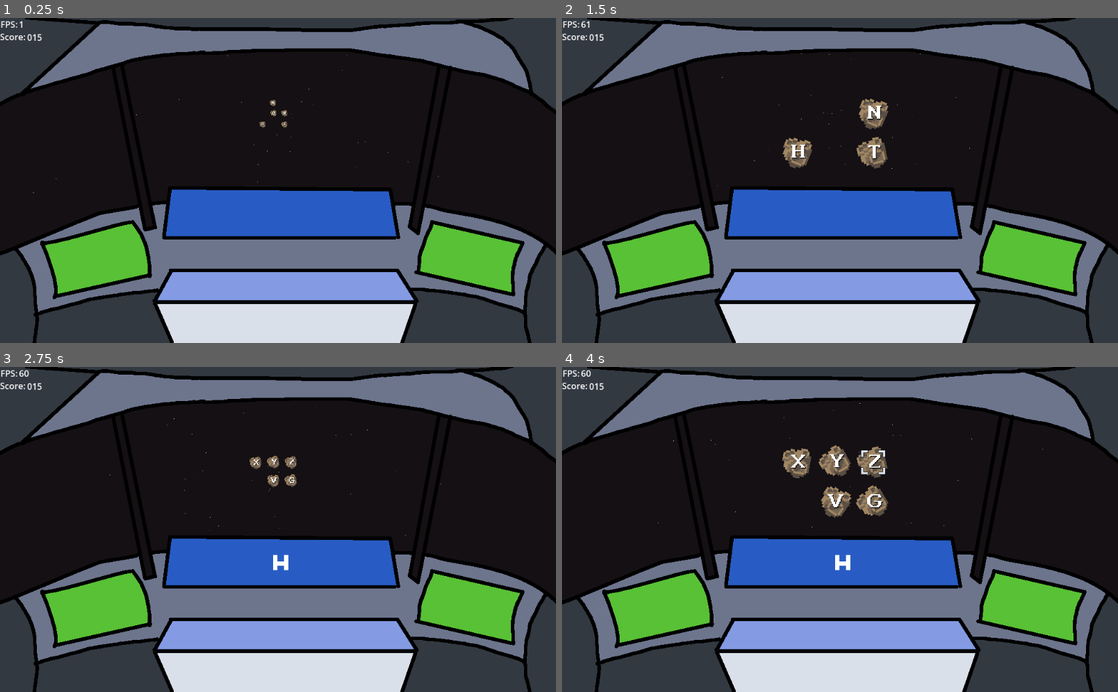
Above: before the commit, frames 1-4 (two rows, left to right).
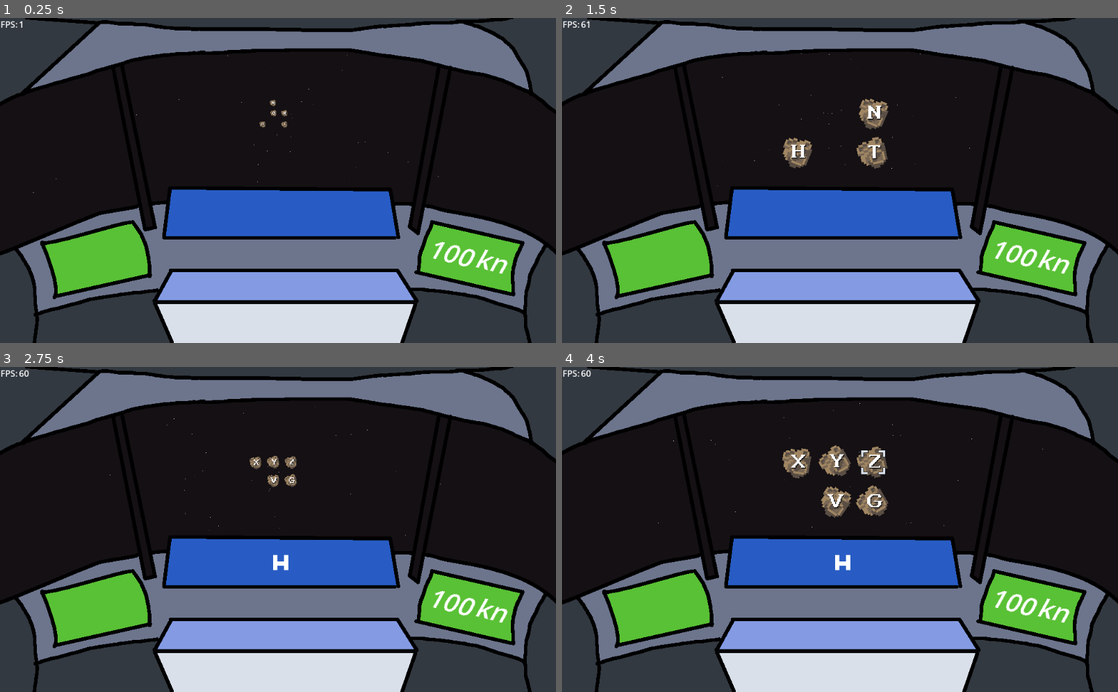
Above: after the commit, the same moments.

Repository: sugarvoid/alpha-space
Game: Godot game, scene res://game/game.tscn
Same seed, same stepped clock (60 frames per second), same inputs: the game is played once before the commit and once after it.
Inputs (mouse positions are in pixels of both pictures, inside the frame that each line leads up to):
- Up to frame 1 (0.25 s): no input
- Up to frame 2 (1.5 s): tap Enter at 0.5 s; move the mouse to (834, 96) at 0.52 s; hold Keypad 8 (num_pad_eight) 0.53-1.28 s; click (834, 96) at 0.67 s; move the mouse to (867, 112) at 1.27 s; tap Keypad 5 (num_pad_five) at 1.35 s; click (867, 112) at 1.42 s
- Up to frame 3 (2.75 s): move the mouse to (233, 500) at 2.02 s; hold Keypad 4 (num_pad_four) from 2.03 s (still down); click (233, 500) at 2.17 s
- Up to frame 4 (4 s): move the mouse to (851, 480) at 2.77 s; release Keypad 4 (num_pad_four) at 2.78 s; tap Keypad 9 (num_pad_nine) at 2.85 s; click (851, 480) at 2.92 s; move the mouse to (867, 461) at 3.52 s; hold Keypad 1 (num_pad_one) from 3.53 s (still down); click (867, 461) at 3.67 s

The runs differ from the first frame. In frame 1, 0.4% of the frame differs, in the area x 0-92%, y 4-79%; in frame 2, 0.4%; in frame 3, 0.4%; in frame 4, 0.4%.

Commit message:
Start on letter bank functionality

Diff:
--- a/game/hud/hud.gd
+++ b/game/hud/hud.gd
@@ -1,17 +1,23 @@
 class_name HUD
 extends CanvasLayer
 
-@onready var lbl_running_word: Label = get_node("lbl_running_word")
+@onready var lbl_running_word: Label = get_node("lbl_RunningWord")
+@onready var lbl_distance_left: Label = get_node("Distance/lbl_DistanceLeft")
 
-# Called when the node enters the scene tree for the first time.
+
+
 func _ready() -> void:
 	lbl_running_word.text = ""
 
 
-# Called every frame. 'delta' is the elapsed time since the previous frame.
 func _process(delta: float) -> void:
 	pass
+
 
 func update_word_label(word: String) -> void:
 	print('in hud word fuc')
 	lbl_running_word.text = word
+
+
+func update_distance_letf_label(number: int) -> void:
+	lbl_distance_left.text = str(number)
--- a/game/hud/hud.tscn
+++ b/game/hud/hud.tscn
@@ -1,28 +1,38 @@
-[gd_scene load_steps=4 format=3 uid="uid://b0a3mb224mr5y"]
+[gd_scene load_steps=5 format=3 uid="uid://b0a3mb224mr5y"]
 
 [ext_resource type="Script" path="res://game/hud/hud.gd" id="1_as7ch"]
 [ext_resource type="PackedScene" uid="uid://b43yhcx7q06cy" path="res://game/hud/fps_counter.tscn" id="1_gud07"]
 [ext_resource type="FontFile" uid="uid://c5d8fl5dxbsla" path="res://game/font/ThaleahFat.ttf" id="2_ppuhu"]
+[ext_resource type="PackedScene" uid="uid://v2iwiqck83oo" path="res://game/corkpit/cork_pit.tscn" id="2_sfbpq"]
 
 [node name="HUD" type="CanvasLayer"]
 script = ExtResource("1_as7ch")
 
+[node name="CorkPit" parent="." instance=ExtResource("2_sfbpq")]
+
 [node name="FPSCounter" parent="." instance=ExtResource("1_gud07")]
 
-[node name="Score" type="Label" parent="."]
-offset_left = 50.0
-offset_top = 24.0
-offset_right = 90.0
-offset_bottom = 50.0
-text = "015"
+[node name="Distance" type="Node2D" parent="."]
+position = Vector2(810, 395)
+rotation = 0.258309
+skew = 0.244346
+metadata/_edit_group_ = true
 
-[node name="Score2" type="Label" parent="."]
-offset_top = 23.0
-offset_right = 48.0
-offset_bottom = 49.0
-text = "Score:"
+[node name="lbl_DistanceLeft" type="Label" parent="Distance"]
+offset_right = 81.0
+offset_bottom = 70.0
+theme_override_font_sizes/font_size = 48
+text = "100"
 
-[node name="lbl_running_word" type="Label" parent="."]
+[node name="static_Distance" type="Label" parent="Distance"]
+offset_left = 87.5097
+offset_top = -4.96857
+offset_right = 144.51
+offset_bottom = 65.0314
+theme_override_font_sizes/font_size = 48
+text = "kn"
+
+[node name="lbl_RunningWord" type="Label" parent="."]
 offset_left = 323.0
 offset_top = 322.0
 offset_right = 715.0
--- /dev/null
+++ b/game/letter_bank/bank_slot.gd
@@ -0,0 +1,31 @@
+extends Node2D
+
+
+# Called when the node enters the scene tree for the first time.
+func _ready():
+	pass # Replace with function body.
+
+
+# Called every frame. 'delta' is the elapsed time since the previous frame.
+func _process(delta):
+	pass
+
+func _highlight_child() -> void:
+	if self.get_child_count() == 1:
+		pass
+
+func _unhighlight_child() -> void:
+	if self.get_child_count() == 1:
+		pass
+
+
+func _on_click_area_input_event(viewport, event, shape_idx):
+	pass # Replace with function body.
+
+
+func _on_click_area_mouse_entered():
+	pass # Replace with function body.
+
+
+func _on_click_area_mouse_exited():
+	pass # Replace with function body.
--- /dev/null
+++ b/game/letter_bank/bank_slot.tscn
@@ -0,0 +1,22 @@
+[gd_scene load_steps=4 format=3 uid="uid://ba7fy4aio1l26"]
+
+[ext_resource type="Script" path="res://game/letter_bank/bank_slot.gd" id="1_hf4r1"]
+[ext_resource type="PackedScene" uid="uid://b6ddvnba4wh3m" path="res://game/letter_bank/letter_square.tscn" id="2_sgqh5"]
+
+[sub_resource type="RectangleShape2D" id="RectangleShape2D_8ggd2"]
+size = Vector2(43, 44)
+
+[node name="BankSlot" type="Node2D"]
+script = ExtResource("1_hf4r1")
+
+[node name="LetterSquare" parent="." instance=ExtResource("2_sgqh5")]
+
+[node name="ClickArea" type="Area2D" parent="."]
+
+[node name="CollisionShape2D" type="CollisionShape2D" parent="ClickArea"]
+position = Vector2(0.5, 0)
+shape = SubResource("RectangleShape2D_8ggd2")
+
+[connection signal="input_event" from="ClickArea" to="." method="_on_click_area_input_event"]
+[connection signal="mouse_entered" from="ClickArea" to="." method="_on_click_area_mouse_entered"]
+[connection signal="mouse_exited" from="ClickArea" to="." method="_on_click_area_mouse_exited"]
--- a/game/letter_bank/letter_bank.gd
+++ b/game/letter_bank/letter_bank.gd
@@ -9,11 +9,17 @@
 const MAX_SLOTS: int = 8
 var letter_spawn_positions: Array[Vector2]
 var player_bank_size: int = 3
+var banked_letters: Array[String]
+
+var slot_0 : Marker2D
+var slot_1 : Marker2D
+var slot_2 : Marker2D
 
 # Called when the node enters the scene tree for the first time.
 func _ready() -> void:
 	self._resize_arrays()
 	self._add_pos_to_spwan_point_array()
+
 
 
 # Called every frame. 'delta' is the elapsed time since the previous frame.
@@ -30,6 +36,17 @@
 		i += 1
 
 func add_letter_to_bank(letter: String) -> void:
+	self.banked_letters.append(letter)
+
+	add_letter_sprite_to_screen(letter)
+
+# TODO: Figure out how to move banked letters opeing slots down
+func _get_next_slot() -> int:
+	return 0
+
+
+
+func add_letter_sprite_to_screen(letter: String) -> void:
 	var new_letter: LetterSquare = p_Letter_Square.instantiate()
 	new_letter.set_letter_value(letter)
 	new_letter.global_position = letter_spawn_positions[0]
--- a/game/letter_bank/letter_bank.tscn
+++ b/game/letter_bank/letter_bank.tscn
@@ -11,26 +11,26 @@
 
 [node name="Slots" type="Node2D" parent="."]
 
-[node name="Marker2D" type="Marker2D" parent="Slots"]
+[node name="Slot0" type="Marker2D" parent="Slots"]
 position = Vector2(353, 495)
 
-[node name="Marker2D2" type="Marker2D" parent="Slots"]
+[node name="Slot1" type="Marker2D" parent="Slots"]
 position = Vector2(401, 495)
 
-[node name="Marker2D3" type="Marker2D" parent="Slots"]
+[node name="Slot2" type="Marker2D" parent="Slots"]
 position = Vector2(444, 495)
 
-[node name="Marker2D4" type="Marker2D" parent="Slots"]
+[node name="Slot3" type="Marker2D" parent="Slots"]
 position = Vector2(488, 496)
 
-[node name="Marker2D5" type="Marker2D" parent="Slots"]
+[node name="Slot4" type="Marker2D" parent="Slots"]
 position = Vector2(533, 497)
 
-[node name="Marker2D6" type="Marker2D" parent="Slots"]
+[node name="Slot5" type="Marker2D" parent="Slots"]
 position = Vector2(578, 497)
 
-[node name="Marker2D7" type="Marker2D" parent="Slots"]
+[node name="Slot6" type="Marker2D" parent="Slots"]
 position = Vector2(628, 497)
 
-[node name="Marker2D8" type="Marker2D" parent="Slots"]
+[node name="Slot7" type="Marker2D" parent="Slots"]
 position = Vector2(675, 499)
--- a/game/player/player.gd
+++ b/game/player/player.gd
@@ -8,6 +8,7 @@
 	GRAB
 }
 var reticle_state: int
+var bank_size: int
 
 # Called when the node enters the scene tree for the first time.
 func _ready() -> void:
